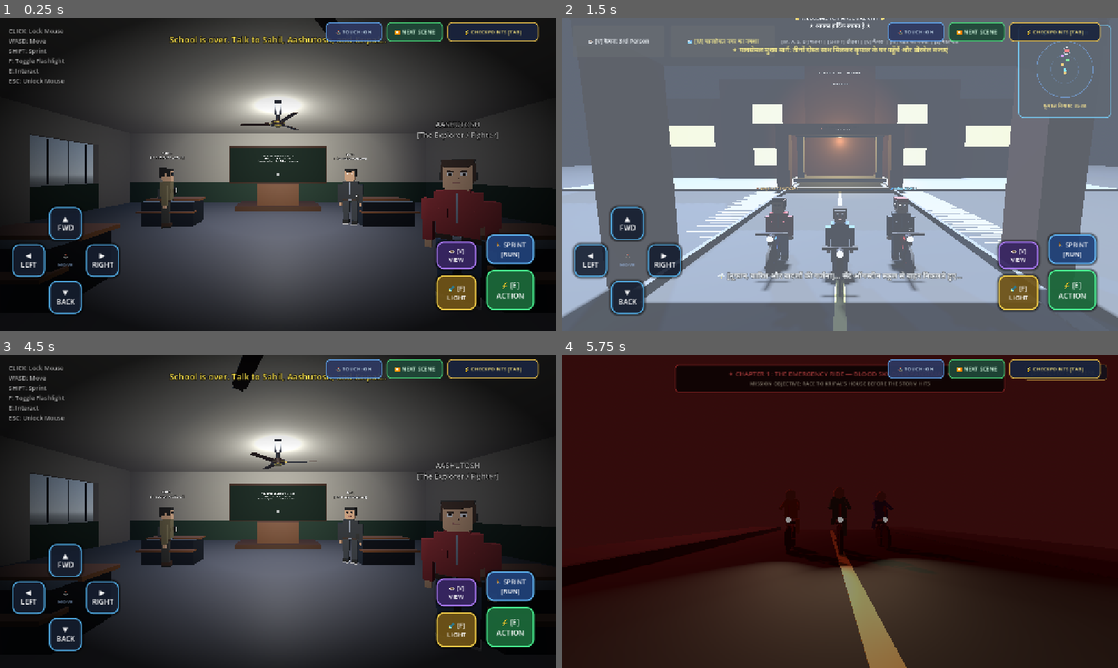
Above: before the commit, frames 1-4 (two rows, left to right).
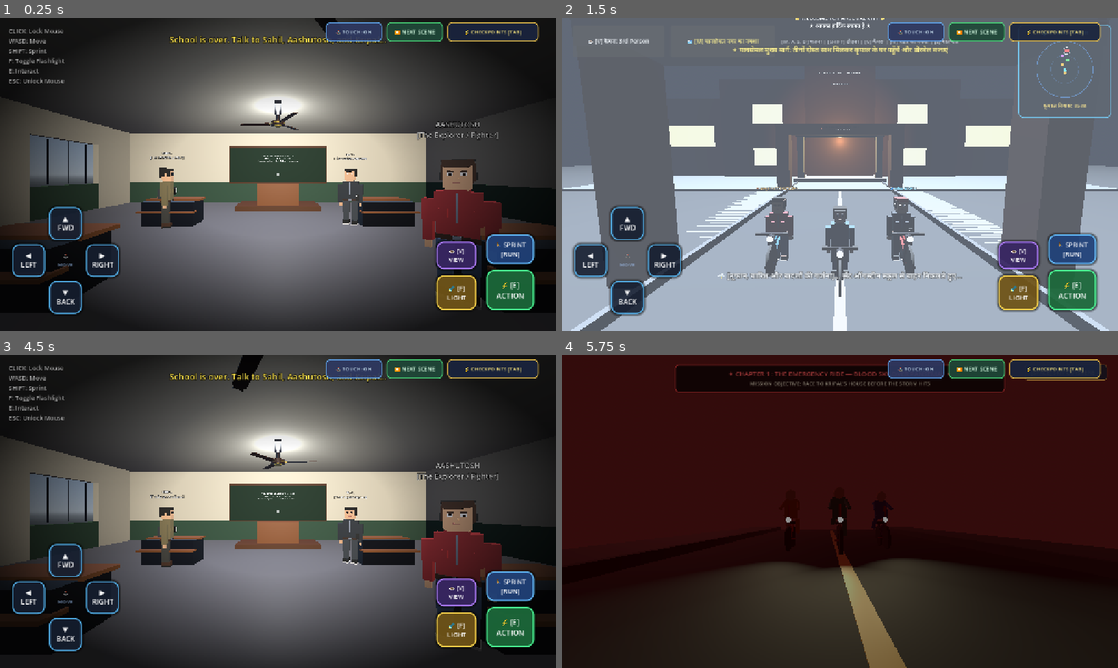
Above: after the commit, the same moments.

Repository: Sahil13092008/HorrorMission
Game: Godot game, scene res://scenes/classroom.tscn
Same seed, same stepped clock (60 frames per second), same inputs: the game is played once before the commit and once after it. Sound files missing from this copy of the repository are replaced by a short silence.
Inputs:
- Up to frame 1 (0.25 s): no input
- Up to frame 2 (1.5 s): click "⏩ NEXT SCENE" at 0.5 s; click "⏩ NEXT SCENE" at 1.25 s
- Up to frame 3 (4.5 s): click "⏩ NEXT SCENE" at 2 s; click "⏩ NEXT SCENE" at 2.75 s; click "⏩ NEXT SCENE" at 3.5 s; click "⏩ NEXT SCENE" at 4.25 s
- Up to frame 4 (5.75 s): click "⏩ NEXT SCENE" at 5 s

The runs differ from the first frame. In frame 1, 24% of the frame differs, in the area x 0-96%, y 27-83%; in frame 2, 9.6%; in frame 3, 24%; in frame 4, 0.3%.

Commit message:
Fix auto-triggers for bicycle dismount, doorbell, and car entry; add throttle to radar and disable heavy shadows for mobile performance

Diff:
--- a/scenes/classroom.tscn
+++ b/scenes/classroom.tscn
@@ -294,7 +294,7 @@
 transform = Transform3D(0.866, -0.354, 0.354, 0, 0.707, 0.707, -0.5, -0.612, 0.612, -10, 8, 0)
 light_color = Color(1, 0.96, 0.88, 1)
 light_energy = 1.2
-shadow_enabled = true
+shadow_enabled = false
 
 [node name="Audio" type="Node" parent="." unique_id=1622359934]
 
--- a/scenes/cycle_ride.tscn
+++ b/scenes/cycle_ride.tscn
@@ -165,7 +165,7 @@
 transform = Transform3D(0.866025, -0.25, 0.433013, 0, 0.866025, 0.5, -0.5, -0.433013, 0.75, 10, 20, 10)
 light_color = Color(0.75, 0.25, 0.25, 1)
 light_energy = 0.55
-shadow_enabled = true
+shadow_enabled = false
 
 [node name="LightningLight" type="DirectionalLight3D" parent="."]
 transform = Transform3D(0.707107, -0.5, 0.5, 0, 0.707107, 0.707107, -0.707107, -0.5, 0.5, 0, 30, 0)
--- a/scenes/street_to_kripal.tscn
+++ b/scenes/street_to_kripal.tscn
@@ -487,13 +487,13 @@
 transform = Transform3D(0.866025, -0.25, 0.433013, 0, 0.866025, 0.5, -0.5, -0.433013, 0.75, 10, 20, 10)
 light_color = Color(0.50, 0.60, 0.80, 1)
 light_energy = 0.25
-shadow_enabled = true
+shadow_enabled = false
 
 [node name="LightningLight" type="DirectionalLight3D" parent="."]
 transform = Transform3D(1, 0, 0, 0, 0.258819, 0.965926, 0, -0.965926, 0.258819, 0, 25, 0)
 light_color = Color(0.88, 0.94, 1, 1)
 light_energy = 0.0
-shadow_enabled = true
+shadow_enabled = false
 
 [node name="Audio" type="Node" parent="."]
 
--- a/scripts/street_to_kripal.gd
+++ b/scripts/street_to_kripal.gd
@@ -174,6 +174,7 @@
 var lightning_timer: float = 3.5
 var is_lightning_flashing: bool = false
 var pulse_time: float = 0.0
+var radar_update_timer: float = 0.0
 
 # Preloaded Audio
 var stream_cycle_riding: AudioStream = preload("res://audio/cycle_riding.wav")
@@ -474,9 +475,6 @@
 			skip_school_exit_intro()
 		elif dialogue_in_progress and can_advance_dialogue:
 			advance_dialogue()
-		elif not cutscene_active and not dialogue_in_progress:
-			if current_mode != PlayerMode.DRIVING_CAR:
-				handle_interaction()
 
 func handle_interaction() -> void:
 	if cutscene_active:
@@ -487,37 +485,60 @@
 		advance_dialogue()
 		return
 
-	var dist_door_quick = player.global_position.distance_to(Vector3(9.0, 0.5, -85.0))
-	if (is_near_door or dist_door_quick < 6.5) and not door_opened:
-		if current_mode == PlayerMode.CYCLING:
-			dismount_bicycle()
-		start_door_interaction()
-		return
-
+	# MODE 1: CYCLING
 	if current_mode == PlayerMode.CYCLING:
-		if can_dismount:
+		# Only dismount when player has reached Kripal's house
+		if can_dismount or player.global_position.z <= -75.0:
 			dismount_bicycle()
 		else:
 			ring_cycle_bell()
+		return
+
+	# MODE 2: FOOT AT KRIPAL'S HOUSE
 	elif current_mode == PlayerMode.FOOT_KRIPAL:
+		var dist_to_door: float = player.global_position.distance_to(Vector3(9.0, 0.5, -85.0))
 		var dist_to_car: float = player.global_position.distance_to(kripal_car.global_position) if kripal_car else 999.0
-		if (is_near_door or dist_door_quick < 6.5) and not door_opened:
-			start_door_interaction()
-		elif (is_near_car or dist_to_car < 6.0) and door_opened:
+		if not door_opened:
+			if is_near_door or dist_to_door < 4.5:
+				start_door_interaction()
+			else:
+				show_subtitle("🚶 कृपाल के घर के मुख्य दरवाजे के पास जाकर घंटी [E] बजाएं", 2.0)
+		else:
+			if is_near_car or dist_to_car < 5.0:
+				enter_car()
+			elif is_near_door or dist_to_door < 4.0:
+				show_subtitle("👩 कृपाल की माँ: 'बेटा, बाहर गाड़ी खड़ी है, जल्दी उसमें बैठो!'", 2.5)
+			else:
+				show_subtitle("🚗 सामने खड़ी कृपाल की गाड़ी के पास जाकर [E] दबाएं", 2.0)
+		return
+
+	# MODE 3: DRIVING CAR
+	elif current_mode == PlayerMode.DRIVING_CAR:
+		exit_car()
+		return
+
+	# MODE 4: FOOT AT POLICE STATION OR ROAD
+	elif current_mode == PlayerMode.FOOT_POLICE:
+		var dist_to_police: float = player.global_position.distance_to(Vector3(11.5, 0, -235.0))
+		var dist_to_car: float = player.global_position.distance_to(kripal_car.global_position) if kripal_car else 999.0
+
+		# If closer to car and within 4.8m, re-enter car!
+		if (is_near_car or dist_to_car < 4.8) and dist_to_car < dist_to_police:
 			enter_car()
-	elif current_mode == PlayerMode.DRIVING_CAR:
-		var dist_to_police = kripal_car.global_position.distance_to(Vector3(11.5, 0, -235.0))
-		if dist_to_police < 25.0 or kripal_car.global_position.z <= -215.0:
-			exit_car()
-	elif current_mode == PlayerMode.FOOT_POLICE:
-		var dist_to_car: float = player.global_position.distance_to(kripal_car.global_position) if kripal_car else 999.0
-		var dist_to_police = player.global_position.distance_to(Vector3(11.5, 0, -235.0))
-		if (is_near_car or dist_to_car < 5.5) and dist_to_car < dist_to_police:
+			return
+		# If closer to police door and within 5.5m, enter police station!
+		elif is_near_police_door or dist_to_police < 5.5:
+			_on_start_police_pressed()
+			return
+		elif is_near_car or dist_to_car < 4.8:
 			enter_car()
-		elif is_near_police_door or dist_to_police < 10.0:
-			_on_start_police_pressed()
-		elif is_near_car or dist_to_car < 5.5:
-			enter_car()
+			return
+		else:
+			if dist_to_police < 15.0:
+				show_subtitle("🚪 पुलिस थाने के मुख्य द्वार के पास जाकर [E] दबाएं", 2.0)
+			else:
+				show_subtitle("🚗 वापस गाड़ी में बैठने के लिए गाड़ी के पास जाएं, या थाने के द्वार पर जाएं", 2.0)
+			return
 
 func dismount_bicycle() -> void:
 	current_mode = PlayerMode.FOOT_KRIPAL
@@ -609,7 +630,11 @@
 		kripal_car.rotation.z = 0.0
 
 	_process_pedestrians(delta)
-	_update_radar_hud()
+
+	radar_update_timer += delta
+	if radar_update_timer >= 0.1:
+		radar_update_timer = 0.0
+		_update_radar_hud()
 
 	# Police beacon flashing lights
 	if police_light_red and police_light_blue:
@@ -649,17 +674,19 @@
 		var dist_to_door: float = player.global_position.distance_to(Vector3(9.0, 0.5, -85.0))
 		var dist_to_car: float = player.global_position.distance_to(kripal_car.global_position) if kripal_car else 999.0
 
-		if (is_near_door or dist_to_door < 6.5) and not door_opened:
+		if (is_near_door or dist_to_door < 4.5) and not door_opened:
 			is_near_door = true
 			if action_prompt:
 				action_prompt.visible = true
 				action_prompt.text = "🔔 [E] दबाकर डोरबेल बजाएं (PRESS [E] TO RING DOORBELL)"
-		elif (is_near_car or dist_to_car < 5.5) and door_opened:
+		elif (is_near_car or dist_to_car < 4.5) and door_opened:
 			is_near_car = true
 			if action_prompt:
 				action_prompt.visible = true
 				action_prompt.text = "🚗 [E] दबाकर कार में बैठें और चलाएं (PRESS [E] TO DRIVE CAR)"
 		else:
+			if dist_to_door >= 4.5: is_near_door = false
+			if dist_to_car >= 4.5: is_near_car = false
 			if action_prompt and not can_advance_dialogue:
 				if not door_opened:
 					action_prompt.visible = true
@@ -680,21 +707,24 @@
 		var dist_to_police = player.global_position.distance_to(Vector3(11.5, 0, -235.0))
 		var dist_to_car: float = player.global_position.distance_to(kripal_car.global_position) if kripal_car else 999.0
 
-		if (is_near_car or dist_to_car < 5.0) and dist_to_car < dist_to_police:
+		if (is_near_car or dist_to_car < 4.5) and dist_to_car < dist_to_police:
+			is_near_car = true
 			if action_prompt:
 				action_prompt.visible = true
 				action_prompt.text = "🚗 [E] / ACTION दबाकर वापस कार में बैठें (ENTER CAR)"
-		elif is_near_police_door or dist_to_police < 14.0:
+		elif is_near_police_door or dist_to_police < 5.5:
+			is_near_police_door = true
 			if action_prompt:
 				action_prompt.visible = true
 				action_prompt.text = "🚪 [E] दबाकर थाने में प्रवेश करें (PRESS [E] TO ENTER POLICE STATION)"
-			if dist_to_police < 4.0:
-				_on_start_police_pressed()
-		elif is_near_car or dist_to_car < 5.0:
+		elif is_near_car or dist_to_car < 4.5:
+			is_near_car = true
 			if action_prompt:
 				action_prompt.visible = true
 				action_prompt.text = "🚗 [E] / ACTION दबाकर वापस कार में बैठें (ENTER CAR)"
 		else:
+			if dist_to_car >= 4.5: is_near_car = false
+			if dist_to_police >= 5.5: is_near_police_door = false
 			if action_prompt:
 				action_prompt.visible = true
 				action_prompt.text = "🚶 पुलिस थाने के मुख्य द्वार की तरफ बढ़ें (WALK TOWARDS POLICE ENTRANCE)"
